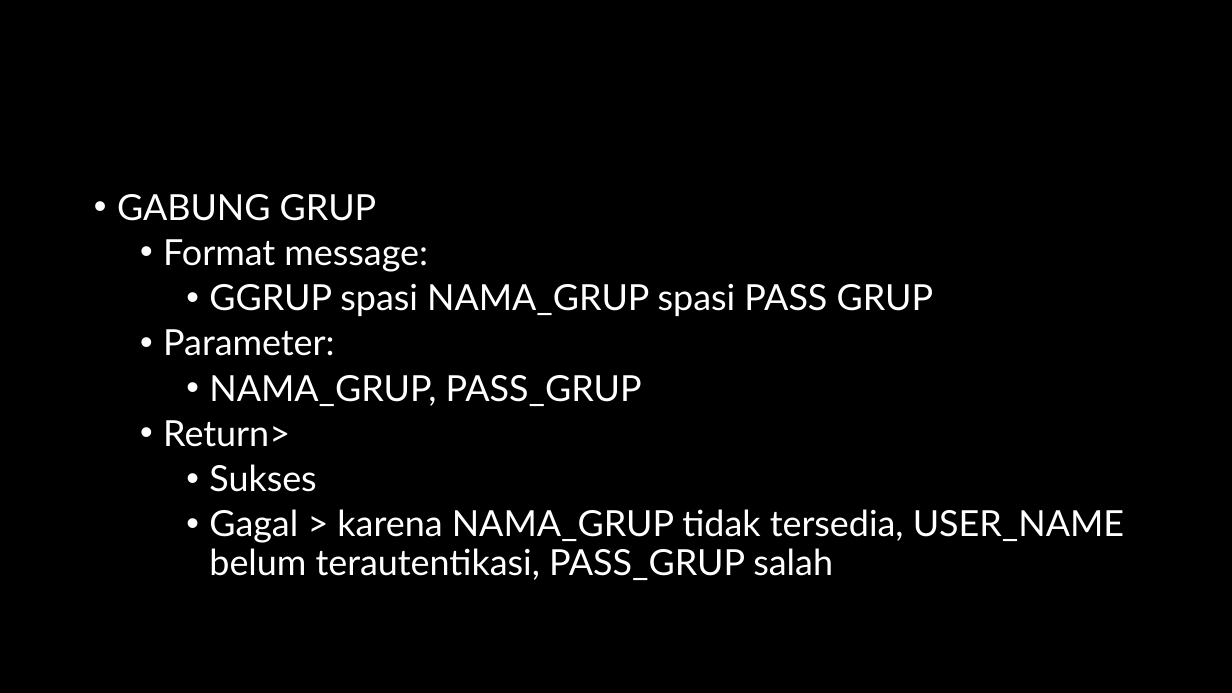
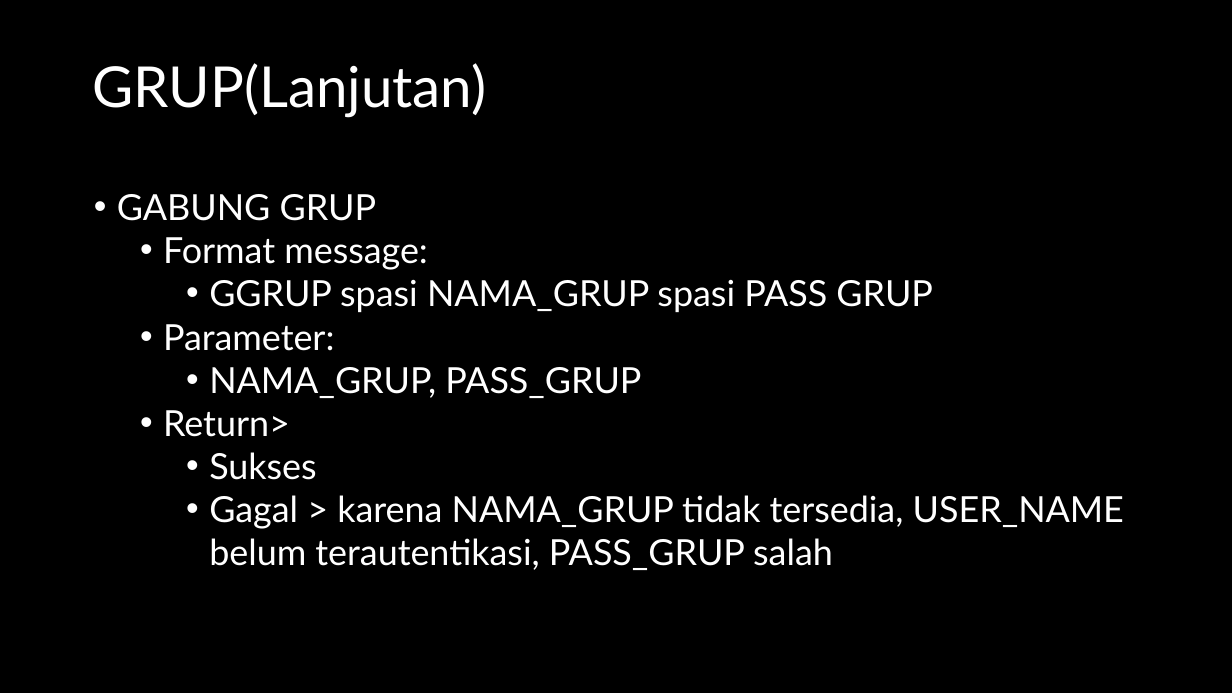
Before and after one commit to jeffrynasri/Kuliah-Progjar-E, a slide deck: slide 7 of TUGAS2_CHATSERVER/DRAFT-CHAT-SERVER.pptx (slide 6 before the commit). Drawn at 1232x693 pixels with LibreOffice and Linux fonts; fonts in the diff are those of the drawing. Boxes give left, top, right and bottom in pixels: in the first picture for what was removed or moved away, otherwise in the second. Text is boxed around its words. In the diff, an @@ line names an element or a change of style, - is before the commit and + after.

```diff
--- a/TUGAS2_CHATSERVER/DRAFT-CHAT-SERVER.pptx
+++ b/TUGAS2_CHATSERVER/DRAFT-CHAT-SERVER.pptx
@@ text added at (92,63,486,117), 44 pt, text #FFFFFF @@
+GRUP(Lanjutan)
@@ text "GABUNG GRUP" at (117,194,1124,570): less space between paragraphs; line spacing 0.9 to 1 @@
```
Also in this commit, not shown: 8 other slides changed, 2 slides added.
